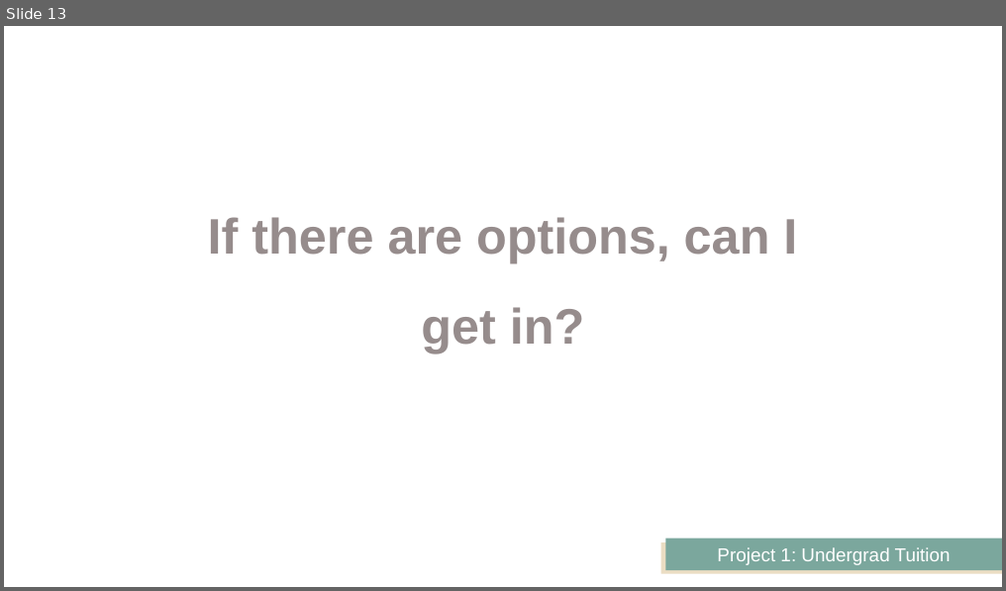
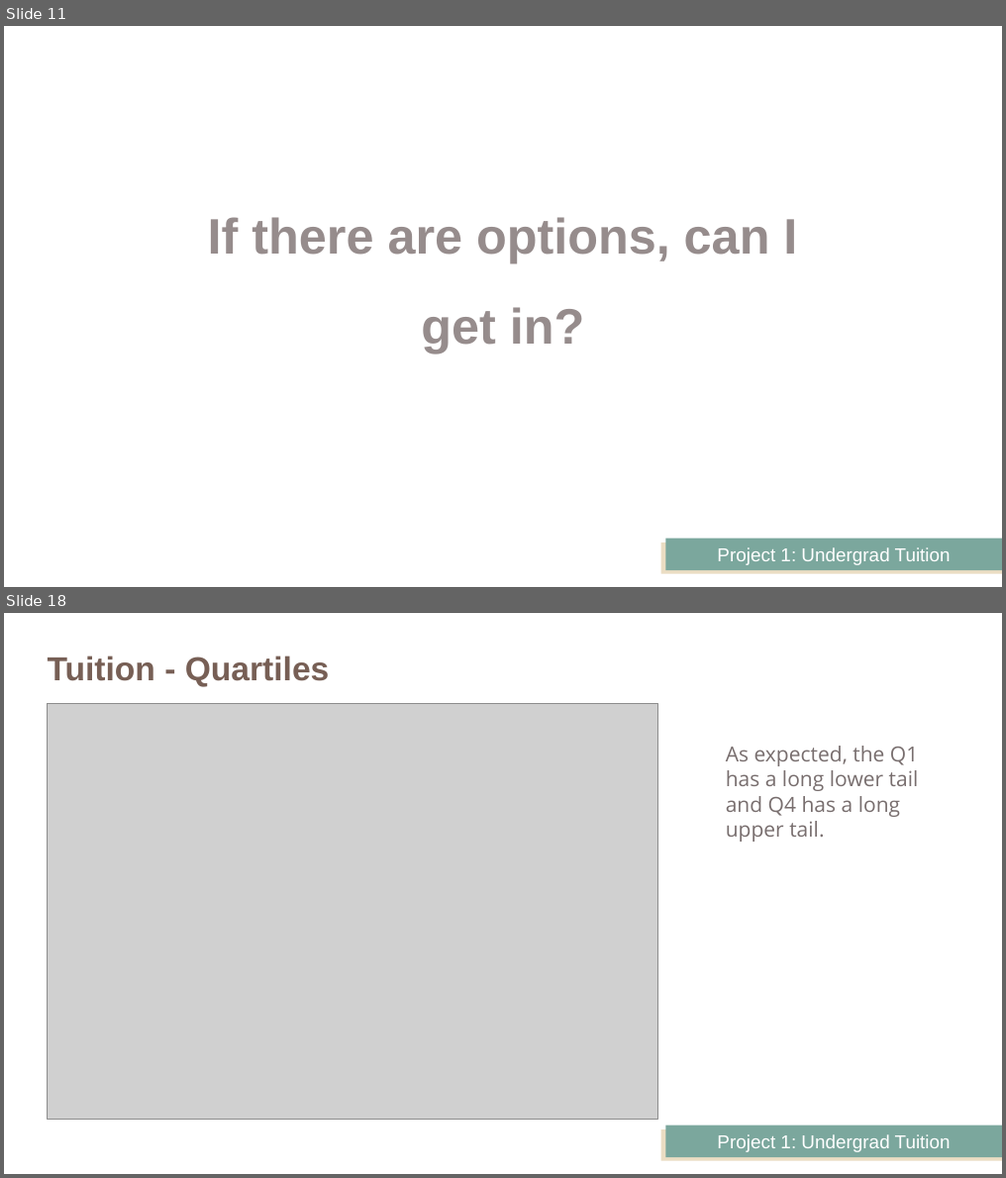
Before and after one commit to JeffPinegar/Proj1_undergraduate, a slide deck: Presentation/Getting Started.pptx. Shown one above the other, each under a label of ours: slide 13 before the commit, slides 11 and 18 after it; the slides between them are not shown. The pictures are 1006x591 and 1006x1178 pixels, drawn with LibreOffice and Linux fonts; fonts in the diff are those of the drawing; grey boxes stand for pictures. Boxes give left, top, right and bottom in pixels: in the first picture for what was removed or moved away, otherwise in the second. Text is boxed around its words. In the diff, an @@ line names an element or a change of style, - is before the commit and + after.

```diff
--- a/Presentation/Getting Started.pptx
+++ b/Presentation/Getting Started.pptx
@@ slide 18 added at [4,613,1002,1174], background #FFFFFF; not listed: 2 template elements that a slide beside it also shows @@
@@ title added at [48,656,330,687], 32 pt, text #775F55, bold @@
+Tuition - Quartiles
@@ picture added at [48,703,658,1119] @@
@@ text added at [726,746,919,842], 20 pt, text #786E6E @@
+As expected, the Q1 has a long lower tail and Q4 has a long upper tail.
@@ what was slide 13 is now slide 11 @@
```
Also in this commit, not shown: 14 slides changed, 8 other slides added, 4 slides removed, 17 other files.
